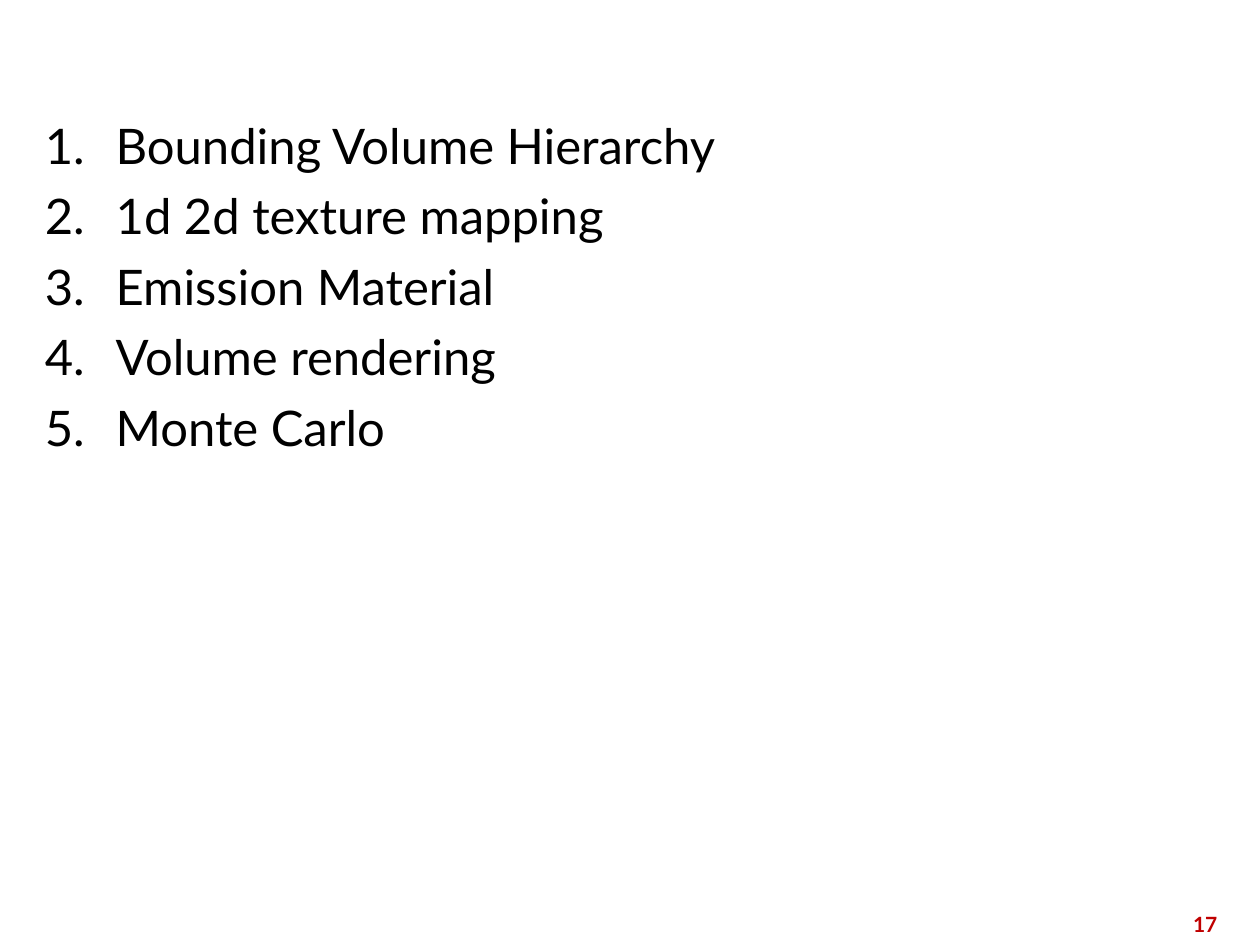
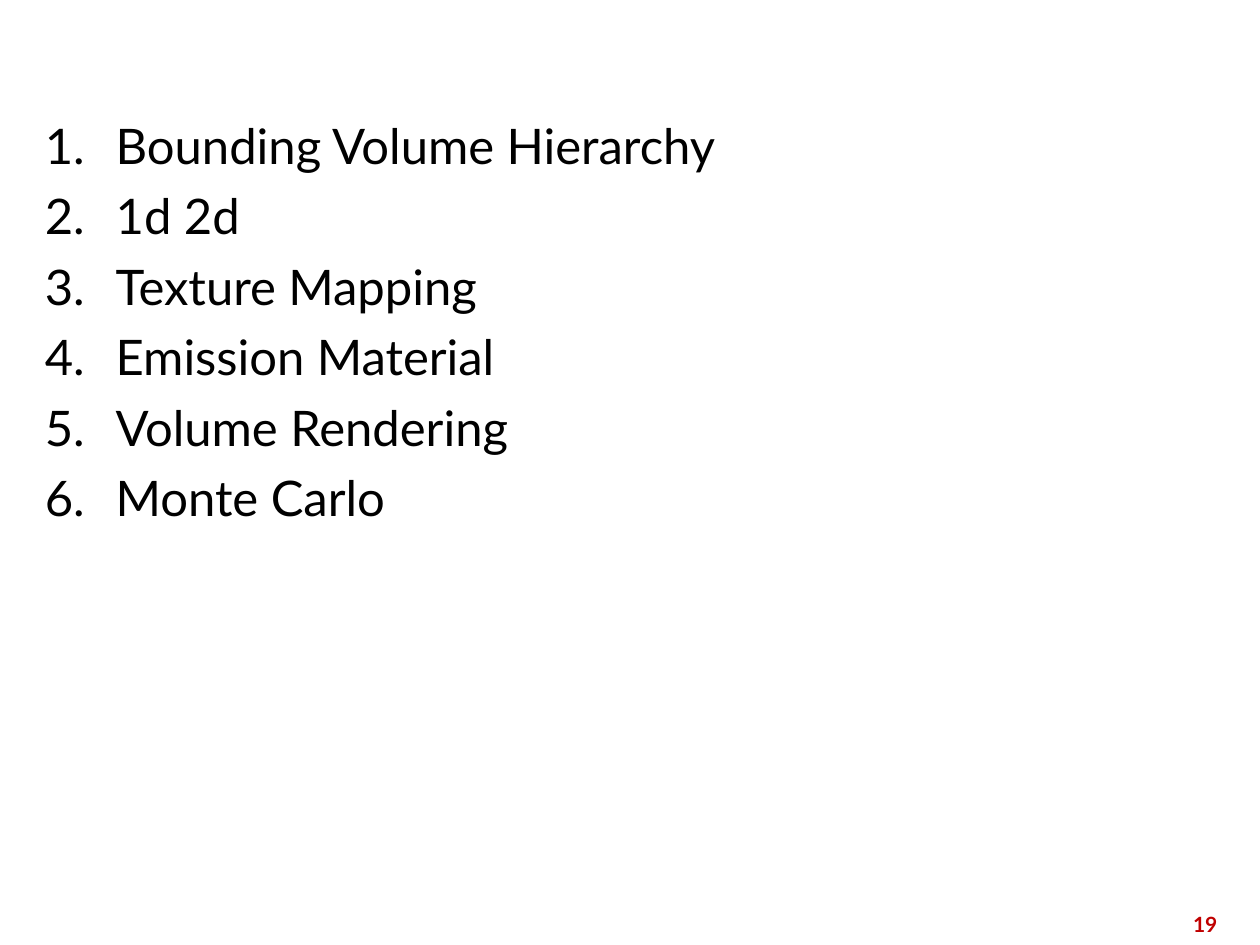
Before and after one commit to KinhLupNe/Path-tracing-Render-CUDA, a slide deck: slide 19 of slide/Tuần 5.pptx (slide 17 before the commit). Drawn at 1260x945 pixels with LibreOffice and Linux fonts; fonts in the diff are those of the drawing; background and template pictures are left out. Boxes give left, top, right and bottom in pixels: in the first picture for what was removed or moved away, otherwise in the second. Text is boxed around its words. In the diff, an @@ line names an element or a change of style, - is before the commit and + after.

```diff
--- a/slide/Tuần 5.pptx
+++ b/slide/Tuần 5.pptx
@@ text at <box>116,198,476,314</box>: text changed @@
-2. 1d 2d texture mapping
+2. 1d 2d
+3. Texture Mapping
@@ text at <box>116,410,508,455</box>: text changed @@
-4. Volume rendering
+5. Volume Rendering
@@ page number at <box>1193,916,1217,932</box>: text changed @@
-17
+19
```
Also in this commit, not shown: 7 other slides changed, 2 slides added, 25 other files.
